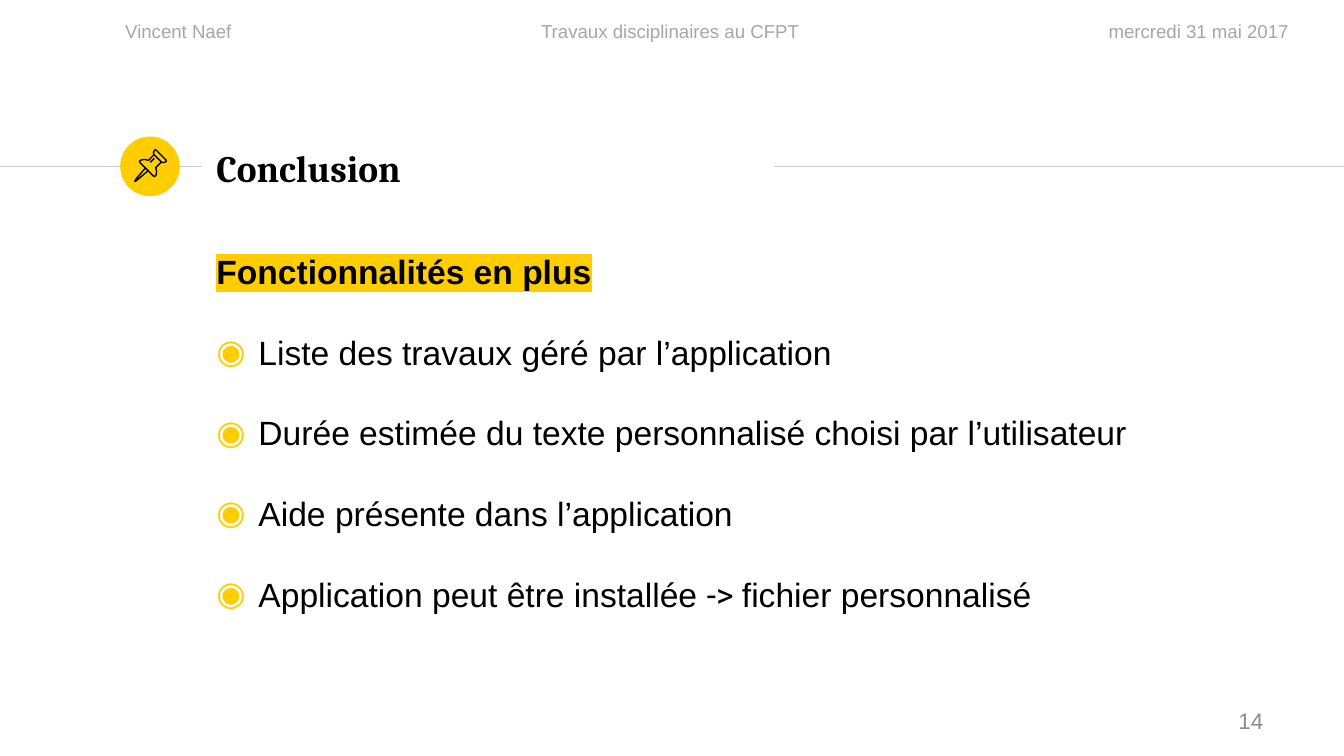
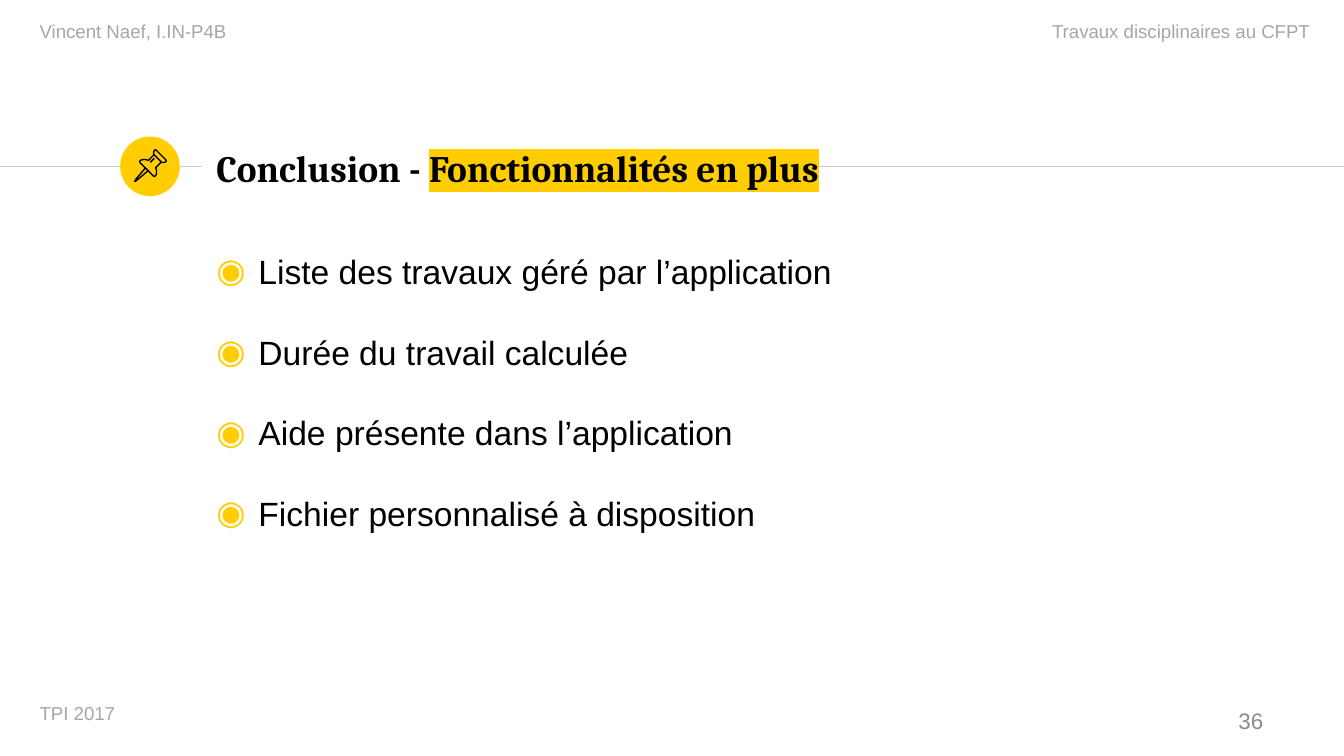
Before and after one commit to vinelo/TPI, a slide deck: slide 36 of Présentation/PresentationTPI.pptx (slide 14 before the commit). Drawn at 1344x756 pixels with LibreOffice and Linux fonts; fonts in the diff are those of the drawing. Boxes give left, top, right and bottom in pixels: in the first picture for what was removed or moved away, otherwise in the second. Text is boxed around its words. In the diff, an @@ line names an element or a change of style, - is before the commit and + after.

```diff
--- a/Présentation/PresentationTPI.pptx
+++ b/Présentation/PresentationTPI.pptx
@@ text at [40, 24, 226, 40]: text changed @@
-Vincent Naef
+Vincent Naef, I.IN-P4B
@@ text "Travaux disciplinaires au CFPT": place and size @@
-text "Travaux disciplinaires au CFPT" at [541, 24, 799, 42]
+text "Travaux disciplinaires au CFPT" at [1052, 24, 1310, 42]
@@ text "Travaux disciplinaires au CFPT" at [1052, 24, 1310, 42]: alignment centre to right @@
@@ text removed at [1109, 24, 1288, 38] @@
-mercredi 31 mai 2017
@@ title at [216, 147, 818, 190]: text changed @@
-Conclusion
+Conclusion - Fonctionnalités en plus
@@ text at [216, 259, 591, 290]: paragraph removed @@
-Fonctionnalités en plus
@@ text at [258, 340, 628, 366]: text changed @@
-◉ Durée estimée du texte personnalisé choisi par l’utilisateur
+◉ Durée du travail calculée
@@ text at [258, 501, 755, 532]: text changed @@
-◉ Application peut être installée -> fichier personnalisé
+◉ Fichier personnalisé à disposition
@@ text added at [40, 707, 115, 720], 10 pt, text #A6A6A6 @@
+TPI 2017
@@ page number at [1238, 713, 1263, 729]: text changed @@
-14
+36
```
Also in this commit, not shown: 14 other slides changed, 22 slides added, 1 slide removed, 33 other files.
